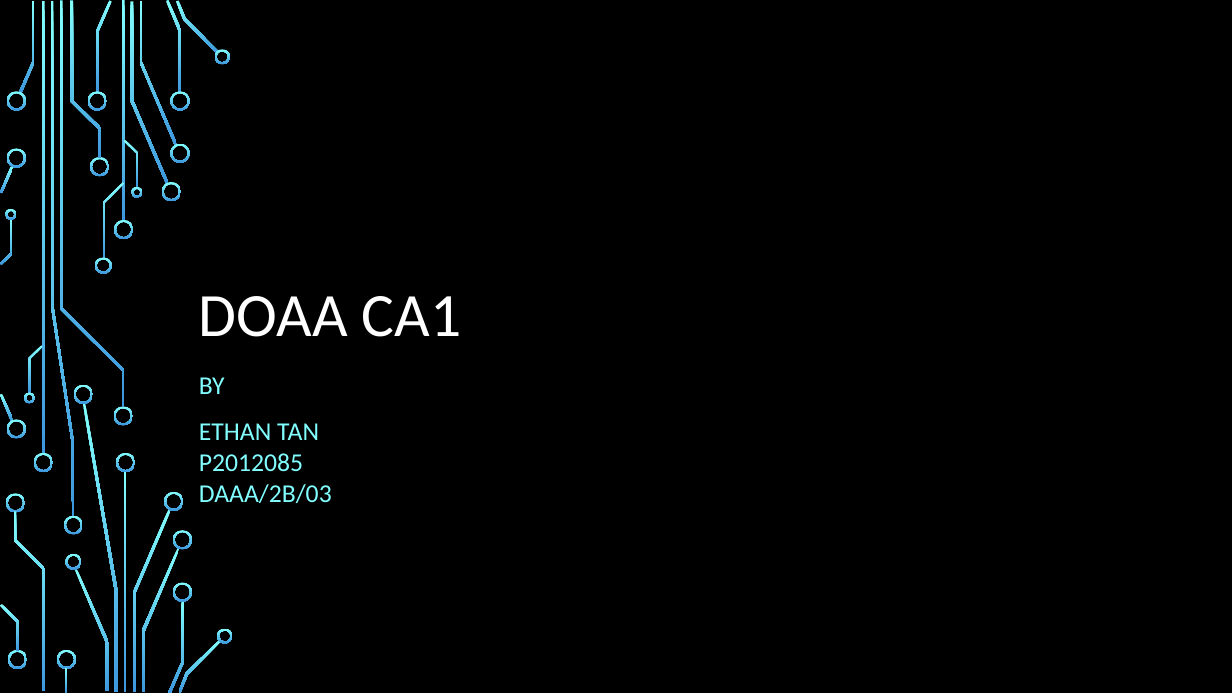
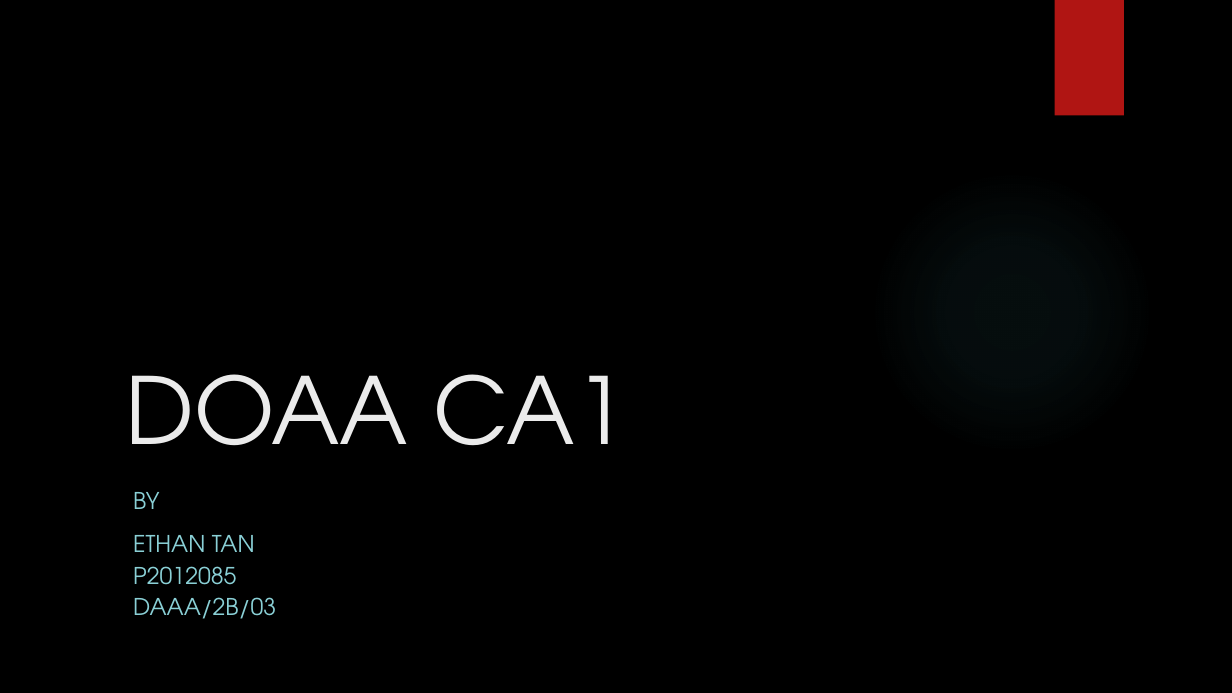
Before and after one commit to ethanolx/SG-Resale-Housing-py, a slide deck: slide 1 of doc/slides.pptx. Drawn at 1232x693 pixels with LibreOffice and Linux fonts; fonts in the diff are those of the drawing; background and template pictures are left out. Boxes give left, top, right and bottom in pixels: in the first picture for what was removed or moved away, otherwise in the second. Text is boxed around its words. In the diff, an @@ line names an element or a change of style, - is before the commit and + after.

```diff
--- a/doc/slides.pptx
+++ b/doc/slides.pptx
@@ rectangle added at <box>1055,0,1124,116</box>, fill #B01513 @@
@@ title "DOAA CA1": place and size @@
-title "DOAA CA1" at <box>199,296,462,337</box>
+title "DOAA CA1" at <box>126,374,627,446</box>
@@ title "DOAA CA1" at <box>126,374,627,446</box>: size 48 to 72 pt, font Calibri to TeX Gyre Adventor, text colour #FFFFFF to #EBEBEB; line spacing 0.9 to 1 @@
@@ subtitle "BY": place and size @@
-subtitle "BY" at <box>199,377,332,503</box>
+subtitle "BY" at <box>133,492,276,619</box>
@@ subtitle "BY" at <box>133,492,276,619</box>: size 20 to 18 pt, font Calibri to TeX Gyre Adventor, text colour #82FFFF to #8AD0D6; indent changed; more space between paragraphs @@
@@ group removed at <box>0,0,233,693</box>: 50 freeform shapes, 4 rectangles @@
```
Also in this commit, not shown: 1 other slide changed, 18 slides added, 5 other files.
